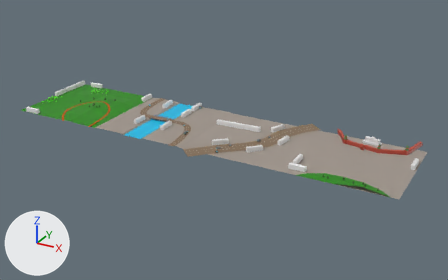
Two versions of the FBX model Assets/Scenes/maskva.fbx, one commit apart.
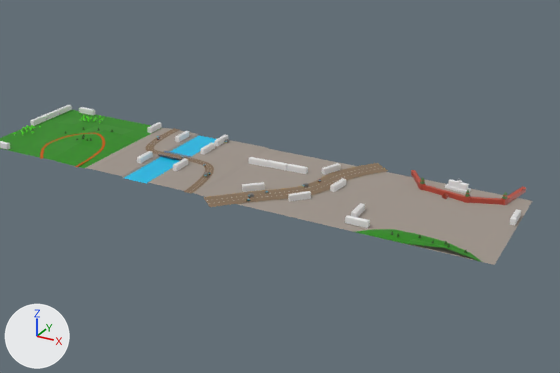
The first picture shows the older version from a 50 mm camera at (81.0, -291.0, 141.0) aimed at (-80.0, 2.0, -5.0). The close-ups show both versions on the part from 7% to 100% of the width and 1% to 100% of the height of that picture; other places that the commit changed are outside them. Every picture has the same lights, and +X, +Y and +Z are marked at lower left. Where no turn or scale is listed for an object, it has been applied to the vertices. Vertices at the same position are counted once.

Names of what the first close-up shows: 'Building 1.001', 'Building 1.002', 'Building 1.007', 'Building 1.008', 'Building 1.009', 'Building 1.010', 'Building 1.011', 'Building 1.012', 'Building 1.014', 'Building 1.015', 'Building 1.017', 'Building 1.019', 'Building 1.020', 'Building 1.021', 'Kremlin', 'Kremlin wall', 'Plane', 'Plane.001', 'Plane.002', 'Wall Tower.001', 'ground', 'nurmi', 'park_ground', 'road copy'.
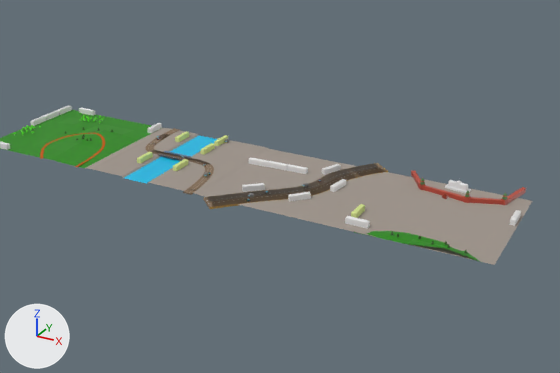
What differs and where, as boxes [x1, y1, x2, y2] in the close-ups (560 x 373 px):
'road copy', reshaped
    before: [203, 163, 388, 207]
    after: [203, 163, 388, 209]
'nurmi', moved
    before: [356, 229, 482, 262]
    after: [354, 231, 479, 261]
'Kremlin wall', moved
    both: [411, 170, 526, 205]
'Kremlin', moved
    both: [445, 180, 471, 194]
'Building 1.019', moved
    before: [345, 215, 370, 228]
    after: [345, 216, 370, 229]
'Building 1.001', moved
    before: [242, 182, 265, 192]
    after: [242, 183, 265, 192]
'Building 1.007', moved
    both: [287, 164, 308, 174]
'Building 1.002', moved
    before: [330, 178, 346, 192]
    after: [330, 179, 346, 192]
'Building 1.020', recoloured, moved
    before: [351, 203, 365, 217]
    after: [351, 204, 365, 218]
'Building 1.021', moved
    before: [510, 209, 521, 225]
    after: [509, 210, 521, 226]
'Building 1.011', recoloured
    both: [137, 151, 153, 163]
'Building 1.010', recoloured, moved
    before: [173, 158, 188, 171]
    after: [173, 159, 188, 171]
'Building 1.009', recoloured, moved
    both: [201, 143, 215, 155]
'Building 1.017', moved
    before: [30, 115, 46, 126]
    after: [30, 116, 46, 126]
'Building 1.014', moved
    before: [147, 122, 162, 133]
    after: [147, 123, 162, 133]
'Building 1.012', recoloured, moved
    both: [175, 131, 189, 142]
'Building 1.015', moved
    both: [57, 105, 72, 115]
'Building 1.008', recoloured, moved
    both: [215, 135, 228, 146]
'Wall Tower.001', moved
    both: [501, 192, 508, 206]

Diff of the bpy script that builds the scene:
```diff
--- a/Assets/Scenes/maskva.fbx.py
+++ b/Assets/Scenes/maskva.fbx.py
@@ me_cube_034 @@
 me_cube_034.from_pydata(...)  # 12 vertices, 10 faces; spans x -1.0..1.0, y -4.56..4.56, z 0.0..2.97
+me_cube_034.materials.append(mat_talo)  # green #d8e792
@@ me_cube_035 @@
 me_cube_035.from_pydata(...)  # 12 vertices, 10 faces; spans x -1.0..1.0, y -4.56..4.56, z 0.0..2.97
+me_cube_035.materials.append(mat_talo)  # green #d8e792
@@ me_cube_036 @@
 me_cube_036.from_pydata(...)  # 12 vertices, 10 faces; spans x -1.0..1.0, y -4.56..4.56, z 0.0..2.97
+me_cube_036.materials.append(mat_talo)  # green #d8e792
@@ me_cube_045 @@
 me_cube_045.from_pydata(...)  # 12 vertices, 10 faces; spans x -1.0..1.0, y -4.56..4.56, z 0.0..2.97
+me_cube_045.materials.append(mat_talo)  # green #d8e792
@@ me_cube_032 @@
 me_cube_032.from_pydata(...)  # 12 vertices, 10 faces; spans x -1.0..1.0, y -4.56..4.56, z 0.0..2.97
+me_cube_032.materials.append(mat_talo)  # green #d8e792
@@ me_cube_033 @@
 me_cube_033.from_pydata(...)  # 12 vertices, 10 faces; spans x -1.0..1.0, y -4.56..4.56, z 0.0..2.97
+me_cube_033.materials.append(mat_talo)  # green #d8e792
@@ me_plane_010 @@
-me_plane_010.from_pydata(...)  # 88 vertices, 43 faces; spans x -27.6..28.3, y -38.0..37.3, z 0.1
+me_plane_010.from_pydata(...)  # 176 vertices, 216 faces; spans x -27.6..28.3, y -38.0..37.3, z -0.8..0.1
+# me_plane_010 part 1
+# 43 faces are deleted
+# 88 new vertices lie (0.0, 0.0, -0.9) away from vertices in x -27.6..28.3, y -38.0..37.3, z 0.1
+# 216 new faces join them
 me_plane_010.materials.append(mat_road2)
@@ ob_building_1_010 @@
 ob_building_1_010 = bpy.data.objects.new('Building 1.010', me_cube_034)
-ob_building_1_010.location = (-112.9, -9.5, 0.4)
+ob_building_1_010.location = (-112.9, -9.5, 0.1)
@@ ob_wall_tower_001 @@
 ob_wall_tower_001 = bpy.data.objects.new('Wall Tower.001', me_cube_005)
-ob_wall_tower_001.location = (0.0, 3.7, 0.0)
+ob_wall_tower_001.location = (0.0, 3.7, -0.3)
@@ ob_building_1_017 @@
 ob_building_1_017 = bpy.data.objects.new('Building 1.017', me_cube_042)
-ob_building_1_017.location = (-208.7, 5.5, 0.1)
+ob_building_1_017.location = (-208.7, 5.5, -0.2)
@@ ob_building_1_002 @@
 ob_building_1_002 = bpy.data.objects.new('Building 1.002', me_cube_010)
-ob_building_1_002.location = (-43.6, 4.2, 0.0)
+ob_building_1_002.location = (-43.6, 4.2, -0.3)
@@ ob_building_1_019 @@
 ob_building_1_019 = bpy.data.objects.new('Building 1.019', me_cube_044)
-ob_building_1_019.location = (-23.4, -24.0, 0.1)
+ob_building_1_019.location = (-23.4, -24.0, -0.2)
@@ ob_kremlin @@
 ob_kremlin = bpy.data.objects.new('Kremlin', me_cube_002)
-ob_kremlin.location = (0.0, 3.7, 0.0)
+ob_kremlin.location = (0.0, 3.7, -0.3)
@@ ob_building_1_012 @@
 ob_building_1_012 = bpy.data.objects.new('Building 1.012', me_cube_036)
-ob_building_1_012.location = (-131.9, 20.6, 0.4)
+ob_building_1_012.location = (-131.9, 20.6, 0.1)
@@ ob_building_1_015 @@
 ob_building_1_015 = bpy.data.objects.new('Building 1.015', me_cube_040)
-ob_building_1_015.location = (-208.7, 25.1, 0.1)
+ob_building_1_015.location = (-208.7, 25.1, -0.2)
@@ ob_building_1_020 @@
 ob_building_1_020 = bpy.data.objects.new('Building 1.020', me_cube_045)
-ob_building_1_020.location = (-26.7, -15.4, 0.1)
+ob_building_1_020.location = (-26.7, -15.4, -0.2)
@@ ob_building_1_014 @@
 ob_building_1_014 = bpy.data.objects.new('Building 1.014', me_cube_039)
-ob_building_1_014.location = (-151.3, 25.0, 0.1)
+ob_building_1_014.location = (-151.3, 25.0, -0.2)
@@ ob_building_1_008 @@
 ob_building_1_008 = bpy.data.objects.new('Building 1.008', me_cube_032)
-ob_building_1_008.location = (-112.9, 25.1, 0.4)
+ob_building_1_008.location = (-112.9, 25.1, 0.1)
@@ ob_nurmi @@
 ob_nurmi = bpy.data.objects.new('nurmi', me_plane_001)
-ob_nurmi.location = (-7.0, -25.0, 0.0)
+ob_nurmi.location = (-7.0, -25.0, -0.1)
@@ ob_building_1_001 @@
 ob_building_1_001 = bpy.data.objects.new('Building 1.001', me_cube_009)
-ob_building_1_001.location = (-73.6, -14.5, 0.0)
+ob_building_1_001.location = (-73.6, -14.5, -0.3)
@@ ob_building_1_021 @@
 ob_building_1_021 = bpy.data.objects.new('Building 1.021', me_cube_046)
-ob_building_1_021.location = (28.0, 8.4, 0.1)
+ob_building_1_021.location = (28.0, 8.4, -0.2)
@@ ob_spruce_004 @@
 ob_spruce_004 = bpy.data.objects.new('spruce.004', me_cylinder_004)
-ob_spruce_004.location = (10.8, -23.8, 0.2)
+ob_spruce_004.location = (10.8, -23.8, 0.1)
@@ ob_building_1_009 @@
 ob_building_1_009 = bpy.data.objects.new('Building 1.009', me_cube_033)
-ob_building_1_009.location = (-112.9, 12.9, 0.4)
+ob_building_1_009.location = (-112.9, 12.9, 0.1)
@@ ob_kremlin_wall @@
 ob_kremlin_wall = bpy.data.objects.new('Kremlin wall', me_cube_003)
-ob_kremlin_wall.location = (0.0, 3.7, 0.0)
+ob_kremlin_wall.location = (0.0, 3.7, -0.3)
@@ ob_spruce_003 @@
 ob_spruce_003 = bpy.data.objects.new('spruce.003', me_cylinder_003)
-ob_spruce_003.location = (12.9, -27.3, 1.2)
+ob_spruce_003.location = (12.9, -27.3, 1.0)
@@ ob_building_1_007 @@
 ob_building_1_007 = bpy.data.objects.new('Building 1.007', me_cube_018)
-ob_building_1_007.location = (-66.4, 11.7, 0.0)
+ob_building_1_007.location = (-66.4, 11.7, -0.3)
```
